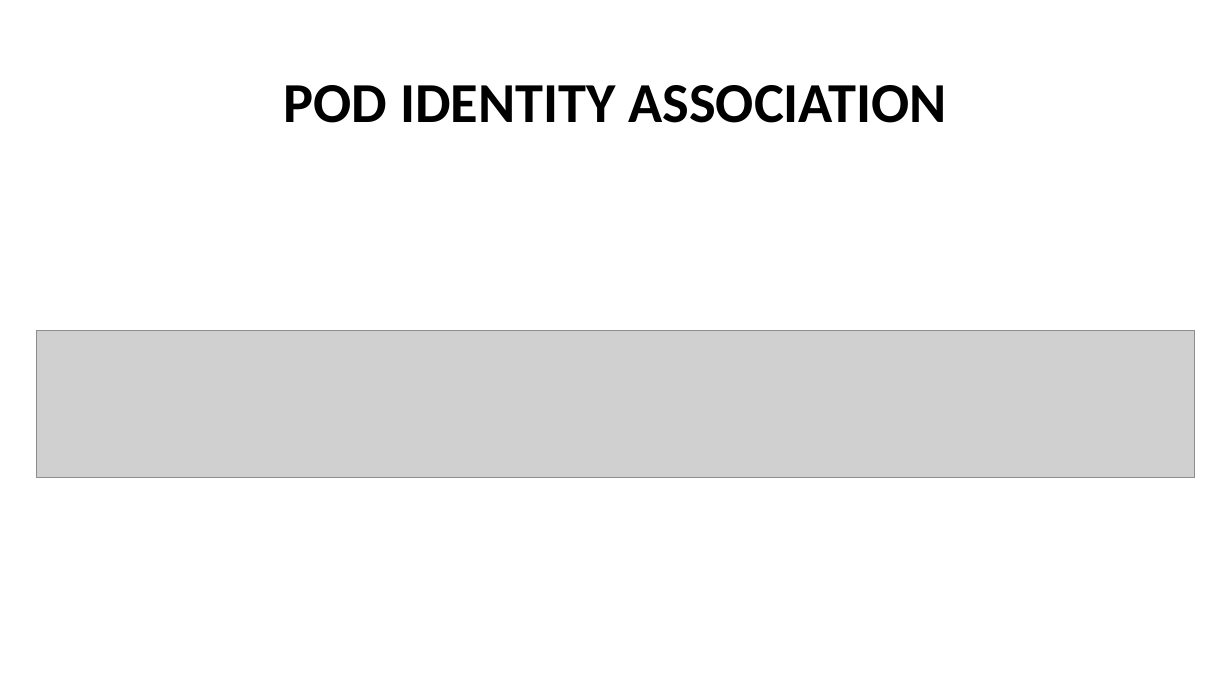
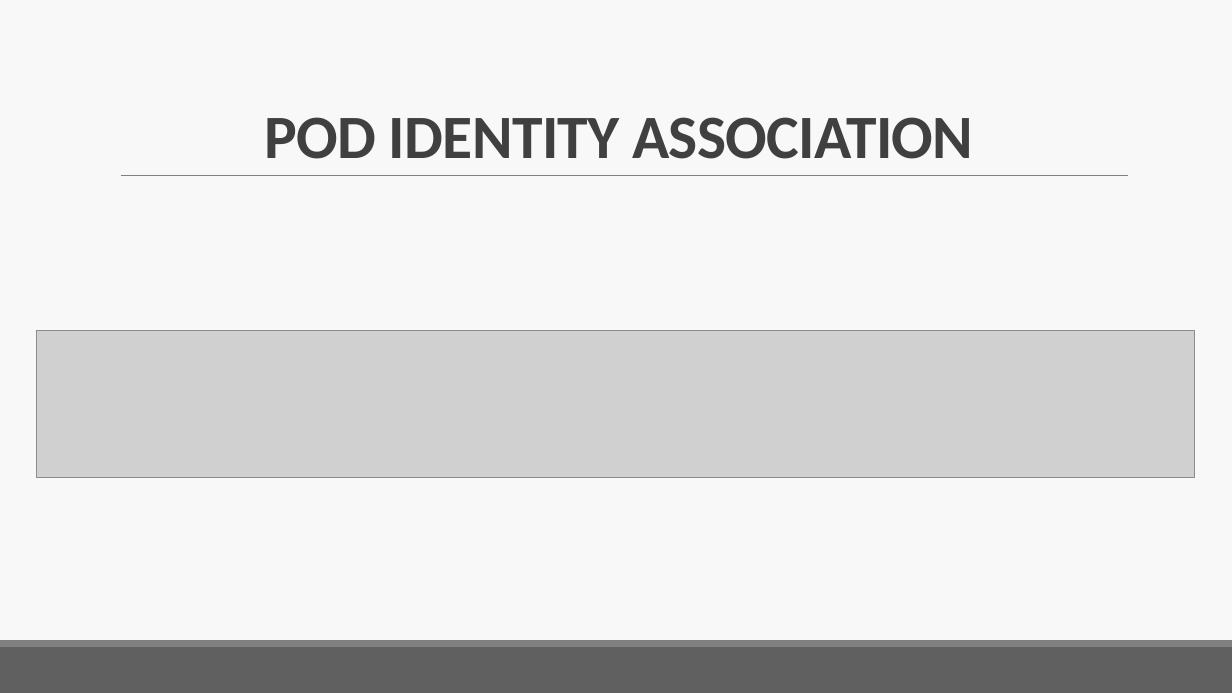
Before and after one commit to qly6/AuthApp, a slide deck: slide 12 of AuthApp.pptx. Drawn at 1232x693 pixels with LibreOffice and Linux fonts; fonts in the diff are those of the drawing; grey boxes stand for pictures. Boxes give left, top, right and bottom in pixels: in the first picture for what was removed or moved away, otherwise in the second. Text is boxed around its words. In the diff, an @@ line names an element or a change of style, - is before the commit and + after.

```diff
--- a/AuthApp.pptx
+++ b/AuthApp.pptx
@@ background #FFFFFF to #F8F8F8 @@
@@ title "POD IDENTITY ASSOCIATION": place and size @@
-title "POD IDENTITY ASSOCIATION" at bbox=[284, 85, 947, 123]
+title "POD IDENTITY ASSOCIATION" at bbox=[264, 117, 973, 159]
@@ title "POD IDENTITY ASSOCIATION" at bbox=[264, 117, 973, 159]: size 44 to 48 pt, text colour #000000 to #404040, letter spacing 0 to -0.5 pt; line spacing 0.9 to 0.85; vertical alignment middle to bottom @@
@@ line added from (121, 176) to (1128, 176), #808080 0.5 pt @@
@@ rectangle added at bbox=[0, 647, 1232, 693], fill #606060 @@
@@ rectangle added at bbox=[0, 640, 1232, 647], fill #808080 @@
```
Also in this commit, not shown: 18 other slides changed, 2 slides added, 2 slides removed.
